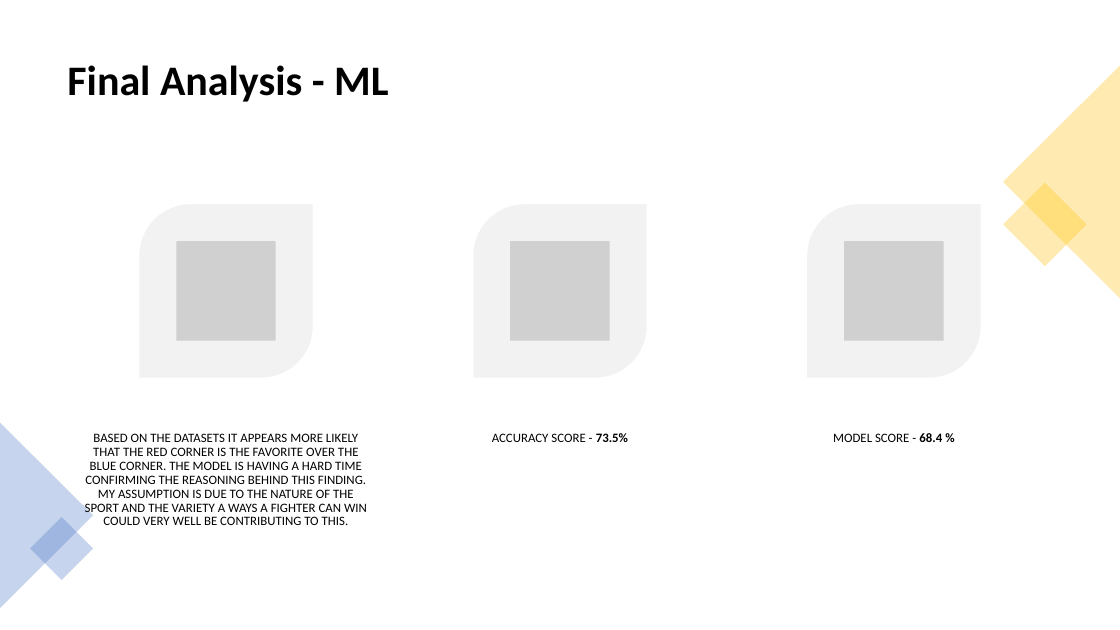
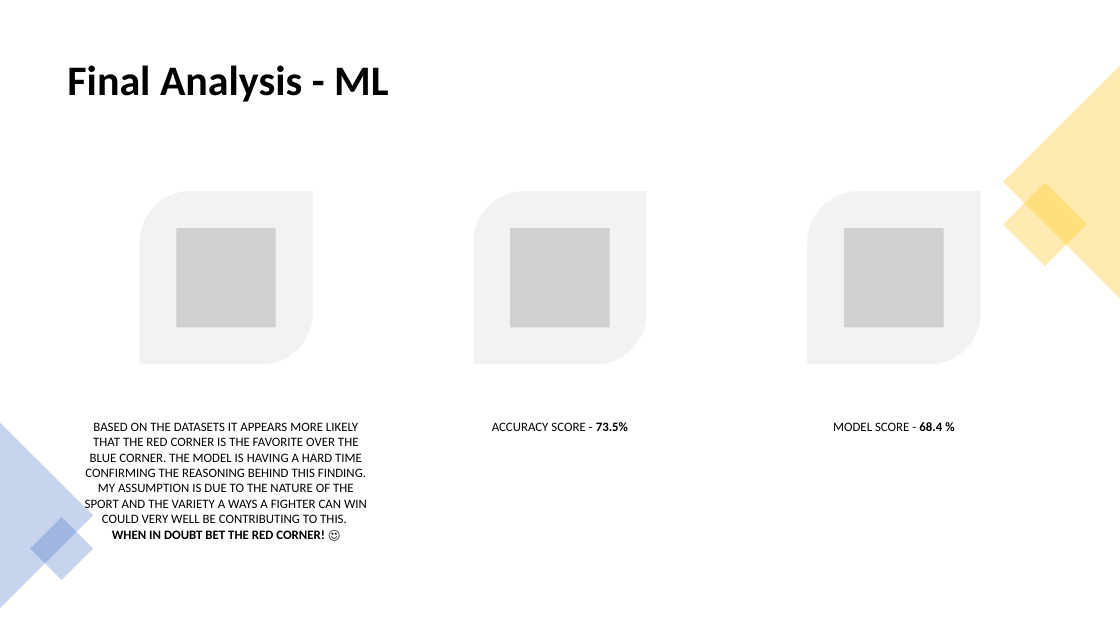
Before and after one commit to Rich-Hamilton88/machine_learning_project, a slide deck: slide 18 of Machine Learning Project/UFC.pptx (slide 17 before the commit). Drawn at 1120x630 pixels with LibreOffice and Linux fonts; fonts in the diff are those of the drawing; grey boxes stand for pictures. Boxes give left, top, right and bottom in pixels: in the first picture for what was removed or moved away, otherwise in the second. Text is boxed around its words. In the diff, an @@ line names an element or a change of style, - is before the commit and + after.

Commit message:
presentation update

```diff
--- a/Machine Learning Project/UFC.pptx
+++ b/Machine Learning Project/UFC.pptx
@@ 3 round diag rects: place and size @@
-3 round diag rects at (139,204,981,377)
+3 round diag rects at (139,192,981,365)
@@ 3 pictures: place and size @@
-3 pictures at (176,241,944,340)
+3 pictures at (176,228,944,327)
@@ text "ACCURACY SCORE - 73.5%" at (492,422,628,431): line spacing 0.9 to 1 @@
@@ text "ACCURACY SCORE - 73.5%": place and size @@
-text "ACCURACY SCORE - 73.5%" at (492,433,628,442)
+text "ACCURACY SCORE - 73.5%" at (492,422,628,431)
@@ text "MODEL SCORE - 68.4 %": place and size @@
-text "MODEL SCORE - 68.4 %" at (833,433,942,442)
+text "MODEL SCORE - 68.4 %" at (833,422,942,431)
@@ text "MODEL SCORE - 68.4 %" at (833,422,942,431): line spacing 0.9 to 1 @@
@@ text at (85,422,367,539): text changed @@
-BASED ON THE DATASETS IT APPEARS MORE LIKELY THAT THE RED CORNER IS THE FAVORITE OVER THE BLUE CORNER. THE MODEL IS HAVING A HARD TIME CONFIRMING THE REASONING BEHIND THIS FINDING. MY ASSUMPTION IS DUE TO THE NATURE OF THE SPORT AND THE VARIETY A WAYS A FIGHTER CAN WIN COULD VERY WELL BE CONTRIBUTING TO THIS.
+BASED ON THE DATASETS IT APPEARS MORE LIKELY THAT THE RED CORNER IS THE FAVORITE OVER THE BLUE CORNER. THE MODEL IS HAVING A HARD TIME CONFIRMING THE REASONING BEHIND THIS FINDING. MY ASSUMPTION IS DUE TO THE NATURE OF THE SPORT AND THE VARIETY A WAYS A FIGHTER CAN WIN COULD VERY WELL BE CONTRIBUTING TO THIS. WHEN IN DOUBT BET THE RED CORNER! ☺
```
Also in this commit, not shown: 4 slides added.
